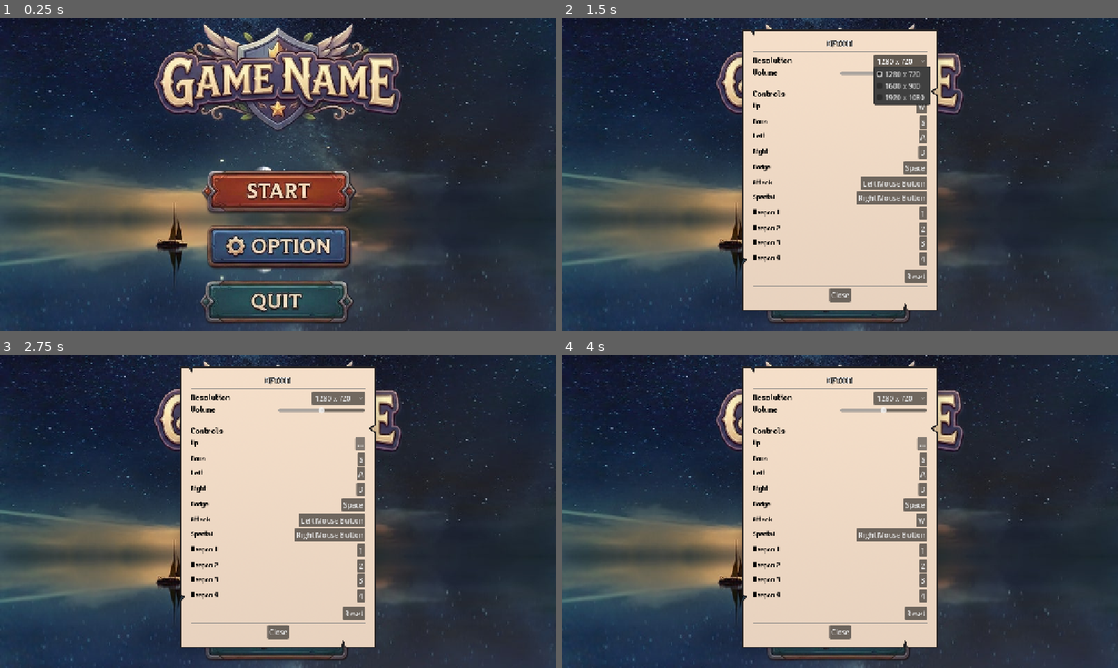
Above: before the commit, frames 1-4 (two rows, left to right).
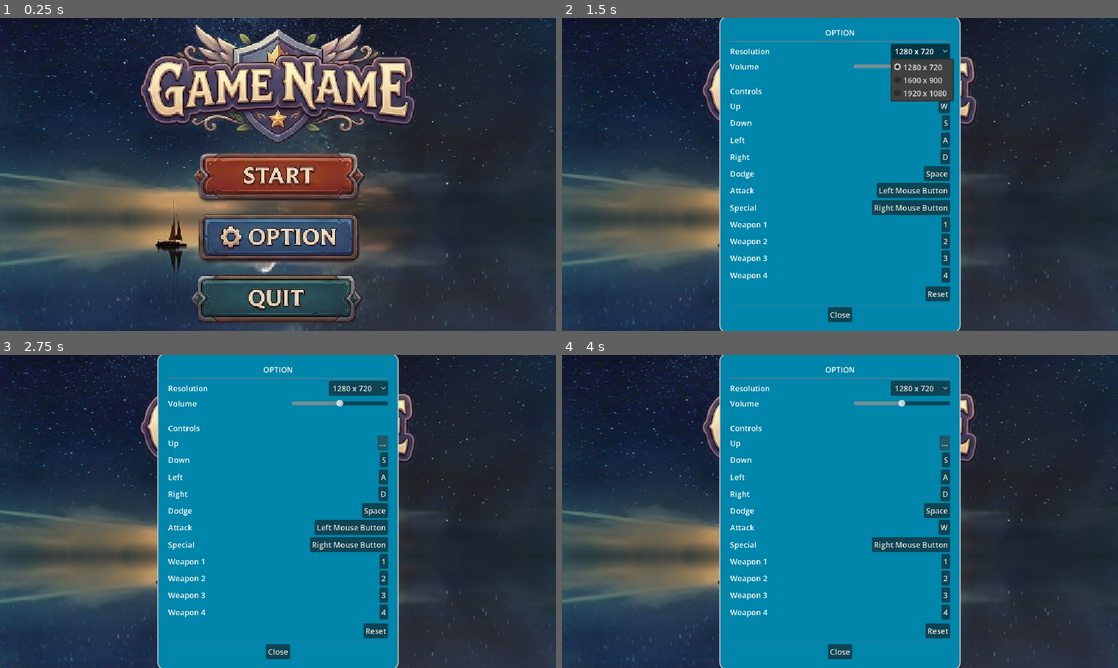
Above: after the commit, the same moments.

Repository: sqlimitless/Clipper
Game: Godot game, scene res://scenes/main_menu/main_menu.tscn
The game is run twice, just before and just after one commit, with the same random seed, the same clock (stepped at 60 frames per second) and the same inputs.
Inputs (mouse positions are in pixels of both pictures, inside the frame that each line leads up to; where the layout moved, square brackets give the same spot in the first picture):
- Up to frame 1 (0.25 s): no input
- Up to frame 2 (1.5 s): click (840, 237) [840, 246] at 0.5 s; click "1280 x 720" at 1.25 s
- Up to frame 3 (2.75 s): click "W" at 2 s
- Up to frame 4 (4 s): click "..." at 2.75 s; click "Left Mouse Button" at 3.5 s

The runs differ from the first frame. In frame 1, 22% of the frame differs, in the area x 0-100%, y 0-99%; in frame 2, 44%; in frame 3, 44%; in frame 4, 44%, in the area x 0-100%, y 0-100%.

Commit message:
Revert "design: option_menu design 변경(panel 변경, font 변경) ui assets에 PaperUIKit 추가, fonts에 Neo둥근모 추가"
This reverts commit 44810f5ace467c2a764a7e61d4f5a7b5c4c00ef3.

Diff:
--- a/project.godot
+++ b/project.godot
@@ -16,8 +16,6 @@
 
 [display]
 
-window/size/viewport_width=1280
-window/size/viewport_height=720
 window/stretch/mode="canvas_items"
 
 [dotnet]
--- a/scenes/option_menu/option_menu.gd
+++ b/scenes/option_menu/option_menu.gd
@@ -35,13 +35,18 @@
 
 	# 1. 해상도 설정 초기화
 	resolution_option.clear()
-	var current_res_str = "%d x %d" % [get_window().size.x, get_window().size.y]
+	var default_res_index = 0  # "1280 x 720"의 인덱스
+	var count = 0
 
 	for res_text in resolutions.keys():
 		resolution_option.add_item(res_text)
-		if res_text == current_res_str:
-			resolution_option.selected = resolution_option.item_count - 1
+		if res_text == "1280 x 720":
+			default_res_index = count
+		count += 1
 
+	# 초기 해상도 강제 적용 (1280x720)
+	resolution_option.selected = default_res_index
+	_on_resolution_selected(default_res_index)
 	resolution_option.item_selected.connect(_on_resolution_selected)
 
 	# 2. 볼륨 설정 초기화
--- a/scenes/option_menu/option_menu.tscn
+++ b/scenes/option_menu/option_menu.tscn
@@ -2,11 +2,17 @@
 
 [ext_resource type="Script" uid="uid://ckakxc5rvthlj" path="res://scenes/option_menu/option_menu.gd" id="1_crp5d"]
 [ext_resource type="PackedScene" uid="uid://7itpyjlmkhx0" path="res://scenes/option_menu/remap_button.tscn" id="2_mnvf0"]
-[ext_resource type="Texture2D" uid="uid://dd4n5dh5al2g3" path="res://assets/ui/PaperUIKit/PNGs/Backgrounds/BackgroundSettingsMenu.png" id="3_ot3p4"]
-[ext_resource type="FontFile" uid="uid://cveky7wkwhugk" path="res://assets/fonts/NeoDunggeunmoPro-Regular.ttf" id="4_5kee6"]
 
-[sub_resource type="StyleBoxTexture" id="StyleBoxTexture_5kee6"]
-texture = ExtResource("3_ot3p4")
+[sub_resource type="StyleBoxFlat" id="StyleBoxFlat_crp5d"]
+bg_color = Color(4.7168137e-06, 0.52119225, 0.66958827, 1)
+border_width_left = 2
+border_width_top = 2
+border_width_right = 2
+border_width_bottom = 2
+corner_radius_top_left = 15
+corner_radius_top_right = 15
+corner_radius_bottom_right = 15
+corner_radius_bottom_left = 15
 
 [node name="OptionMenu" type="CanvasLayer" unique_id=1658779675]
 process_mode = 3
@@ -26,28 +32,21 @@
 offset_bottom = 77.5
 grow_horizontal = 2
 grow_vertical = 2
-theme_override_styles/panel = SubResource("StyleBoxTexture_5kee6")
+theme_override_styles/panel = SubResource("StyleBoxFlat_crp5d")
 
 [node name="MarginContainer" type="MarginContainer" parent="PanelContainer" unique_id=717022663]
 layout_mode = 2
-theme_override_constants/margin_left = 50
-theme_override_constants/margin_top = 50
-theme_override_constants/margin_right = 50
-theme_override_constants/margin_bottom = 70
+theme_override_constants/margin_left = 20
+theme_override_constants/margin_top = 20
+theme_override_constants/margin_right = 20
+theme_override_constants/margin_bottom = 20
 
 [node name="VBoxContainer" type="VBoxContainer" parent="PanelContainer/MarginContainer" unique_id=1303265043]
 layout_mode = 2
 
 [node name="Title" type="Label" parent="PanelContainer/MarginContainer/VBoxContainer" unique_id=1925313191]
 layout_mode = 2
-theme_override_colors/font_color = Color(1, 1, 1, 1)
 theme_override_colors/font_outline_color = Color(0, 0, 0, 1)
-theme_override_constants/shadow_offset_x = 10
-theme_override_constants/shadow_offset_y = 10
-theme_override_constants/outline_size = 6
-theme_override_constants/shadow_outline_size = 10
-theme_override_fonts/font = ExtResource("4_5kee6")
-theme_override_font_sizes/font_size = 20
 text = "OPTION"
 horizontal_alignment = 1
 
@@ -59,9 +58,6 @@
 
 [node name="Resolution" type="Label" parent="PanelContainer/MarginContainer/VBoxContainer/ResolutionHBox" unique_id=520861189]
 layout_mode = 2
-theme_override_colors/font_color = Color(0, 0, 0, 1)
-theme_override_fonts/font = ExtResource("4_5kee6")
-theme_override_font_sizes/font_size = 20
 text = "Resolution"
 
 [node name="Spacer" type="Control" parent="PanelContainer/MarginContainer/VBoxContainer/ResolutionHBox" unique_id=2086744690]
@@ -76,9 +72,6 @@
 
 [node name="Volume" type="Label" parent="PanelContainer/MarginContainer/VBoxContainer/VolumeHBox" unique_id=1589831032]
 layout_mode = 2
-theme_override_colors/font_color = Color(0, 0, 0, 1)
-theme_override_fonts/font = ExtResource("4_5kee6")
-theme_override_font_sizes/font_size = 20
 text = "Volume"
 
 [node name="Spacer" type="Control" parent="PanelContainer/MarginContainer/VBoxContainer/VolumeHBox" unique_id=2076768870]
@@ -96,9 +89,6 @@
 
 [node name="Controls" type="Label" parent="PanelContainer/MarginContainer/VBoxContainer" unique_id=1649304347]
 layout_mode = 2
-theme_override_colors/font_color = Color(0, 0, 0, 1)
-theme_override_fonts/font = ExtResource("4_5kee6")
-theme_override_font_sizes/font_size = 20
 text = "Controls"
 
 [node name="KeyList" type="VBoxContainer" parent="PanelContainer/MarginContainer/VBoxContainer" unique_id=715887678]
--- a/scenes/option_menu/remap_button.tscn
+++ b/scenes/option_menu/remap_button.tscn
@@ -1,7 +1,6 @@
 [gd_scene format=3 uid="uid://7itpyjlmkhx0"]
 
 [ext_resource type="Script" uid="uid://dokcbbqms8y4y" path="res://scenes/option_menu/remap_button.gd" id="1_q6hat"]
-[ext_resource type="FontFile" uid="uid://cveky7wkwhugk" path="res://assets/fonts/NeoDunggeunmoPro-Regular.ttf" id="2_2nf1m"]
 
 [node name="remap_button" type="HBoxContainer" unique_id=198217580]
 offset_right = 40.0
@@ -10,9 +9,6 @@
 
 [node name="ActionLabel" type="Label" parent="." unique_id=1590595961]
 layout_mode = 2
-theme_override_colors/font_color = Color(0, 0, 0, 1)
-theme_override_fonts/font = ExtResource("2_2nf1m")
-theme_override_font_sizes/font_size = 16
 
 [node name="Spacer" type="Control" parent="." unique_id=1888732186]
 layout_mode = 2
Binary file removed: assets/fonts/NeoDunggeunmoPro-Regular.ttf
Not shown, removed: assets/fonts/NeoDunggeunmoPro-Regular.ttf.import
Binary file removed: assets/ui/PaperUIKit/PNGs/Backgrounds/BackgroundBar.png
Not shown, removed: assets/ui/PaperUIKit/PNGs/Backgrounds/BackgroundBar.png.import
Binary file removed: assets/ui/PaperUIKit/PNGs/Backgrounds/BackgroundCheckboxMenu.png
Not shown, removed: assets/ui/PaperUIKit/PNGs/Backgrounds/BackgroundCheckboxMenu.png.import
Binary file removed: assets/ui/PaperUIKit/PNGs/Backgrounds/BackgroundDialogue.png
Not shown, removed: assets/ui/PaperUIKit/PNGs/Backgrounds/BackgroundDialogue.png.import
Binary file removed: assets/ui/PaperUIKit/PNGs/Backgrounds/BackgroundDialogueContainer.png
Not shown, removed: assets/ui/PaperUIKit/PNGs/Backgrounds/BackgroundDialogueContainer.png.import
Binary file removed: assets/ui/PaperUIKit/PNGs/Backgrounds/BackgroundExitMenu.png
Not shown, removed: assets/ui/PaperUIKit/PNGs/Backgrounds/BackgroundExitMenu.png.import
(and 186 more such lines)
